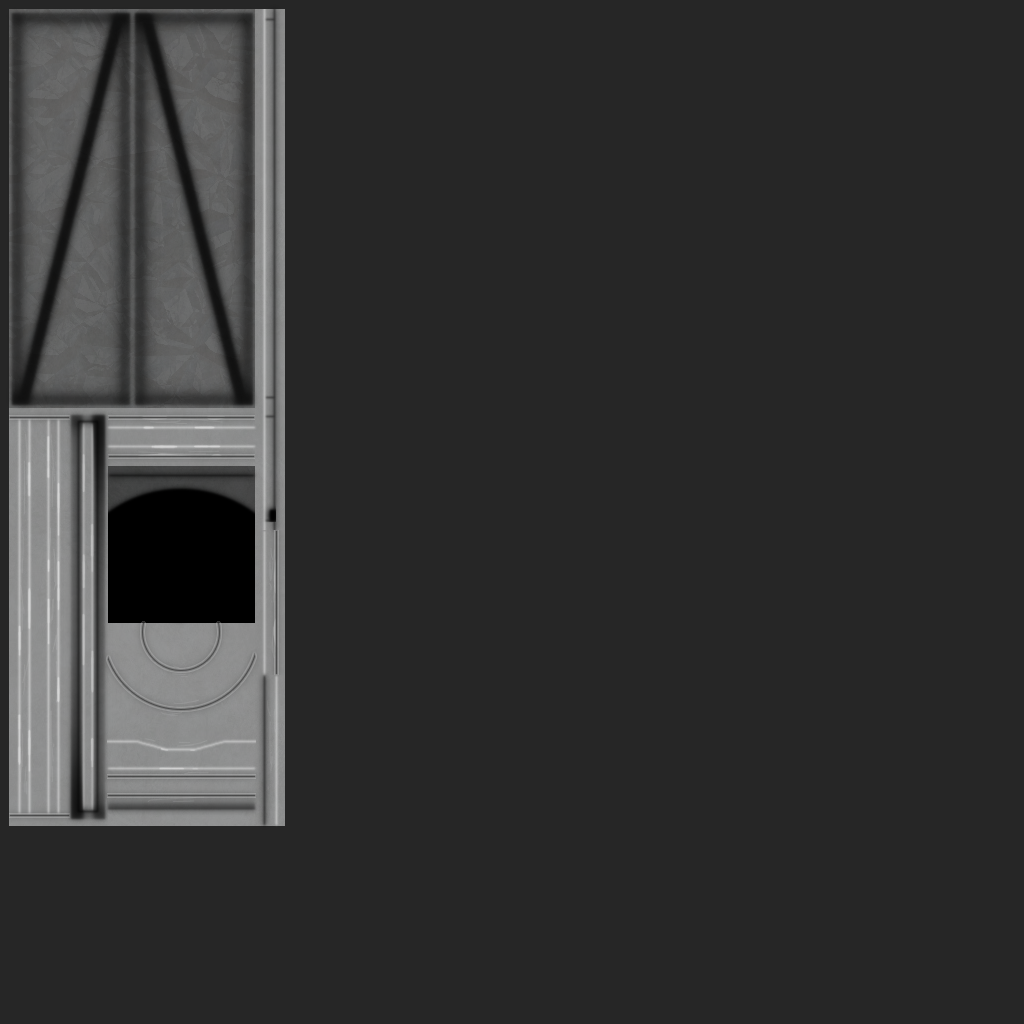
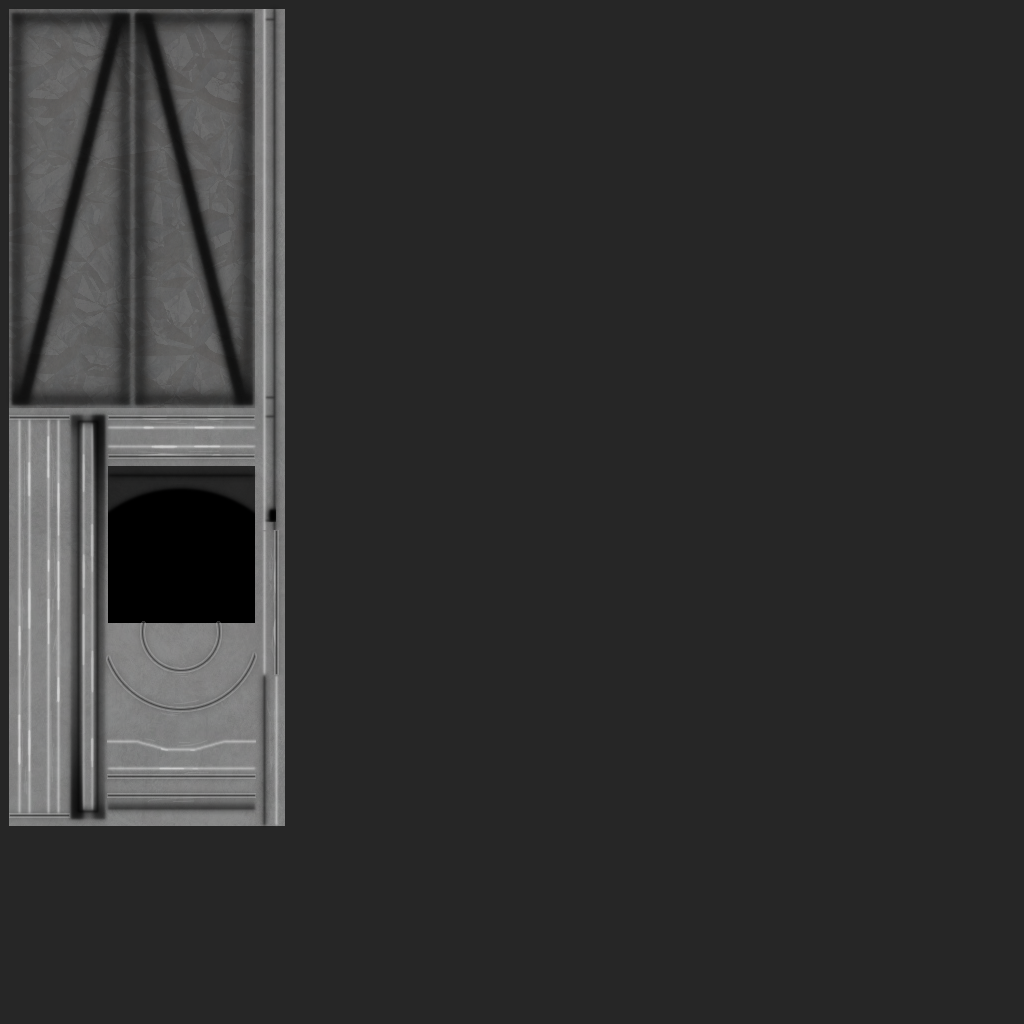
Two versions of the same layered image (w=1024, h=1024). Layer-by-layer changes:
removed layer "wear" (2nd of 2, in "nashira_truss_s1_1") (was 20%) from group "nashira_truss_s1_1" over [9, 9, 285, 826]
"wear": opacity 20% → 7%, blend normal → overlay, moved it out of group "endcap_s1", painted on it over [9, 9, 285, 826]
painted on "b" over [9, 9, 255, 408]
